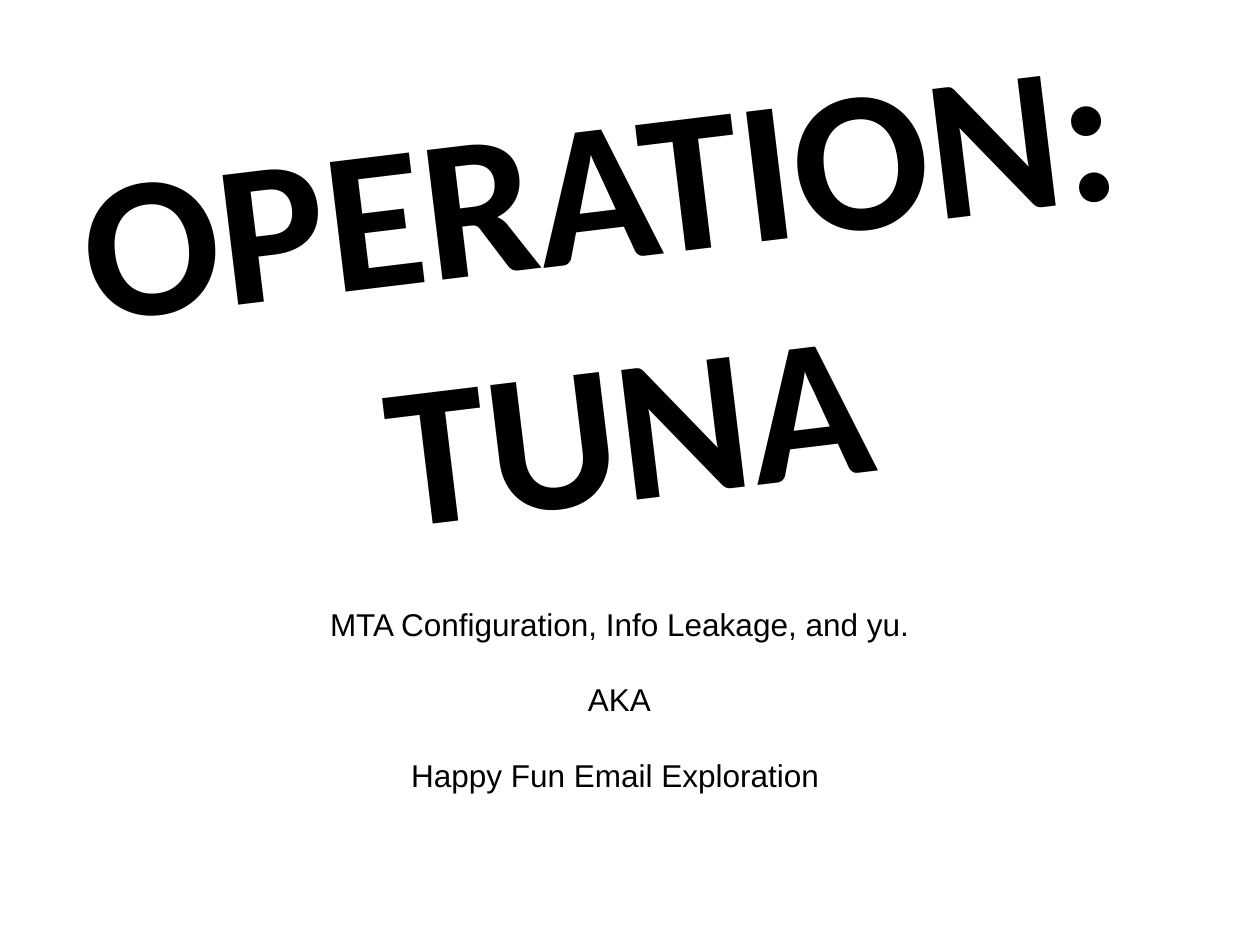
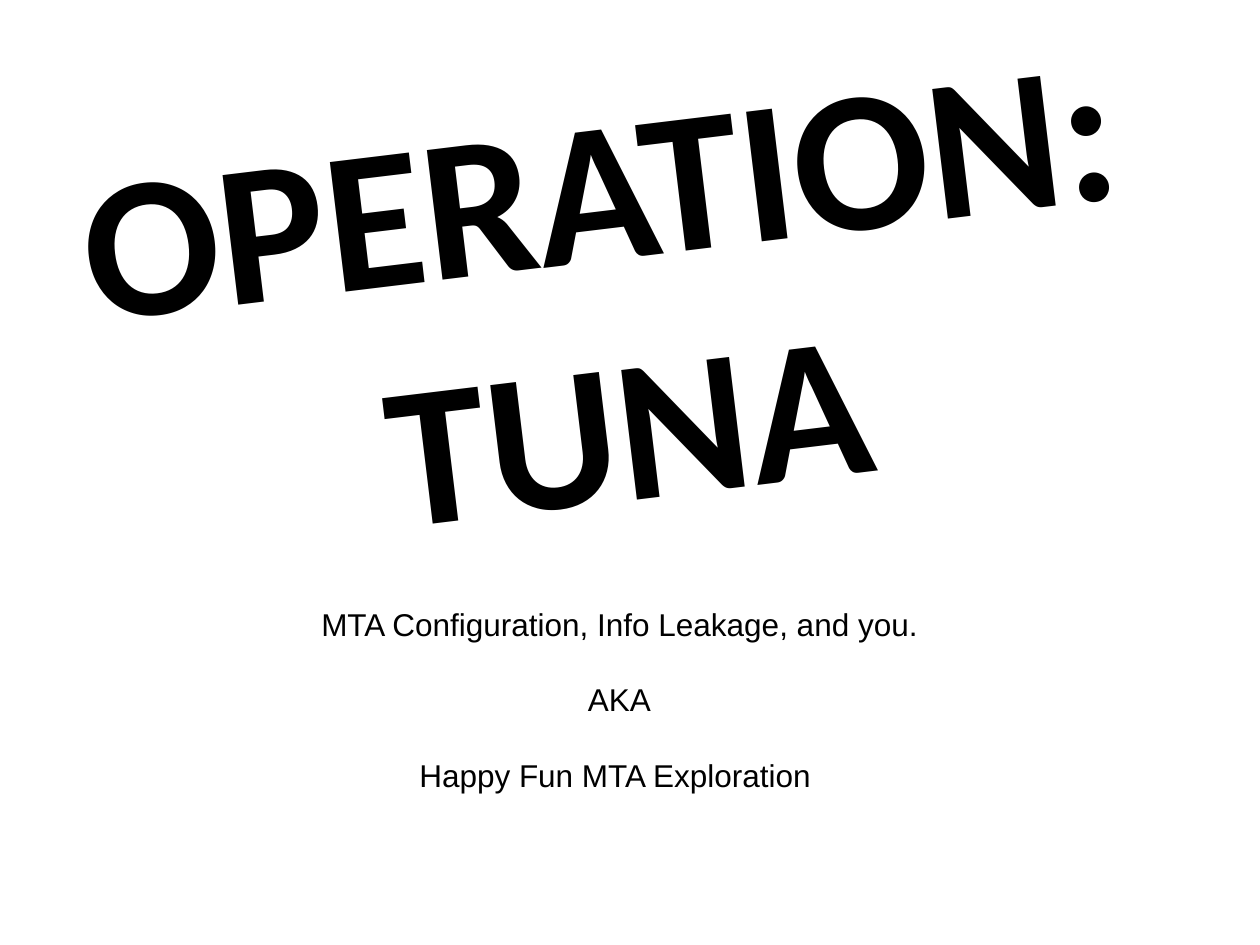
Before and after one commit to opexxx/tuna, a slide deck: slide 1 of docs/OperationTuna.ppt. Drawn at 1260x945 pixels with LibreOffice and Linux fonts; fonts in the diff are those of the drawing. Boxes give left, top, right and bottom in pixels: in the first picture for what was removed or moved away, otherwise in the second. Text is boxed around its words. In the diff, an @@ line names an element or a change of style, - is before the commit and + after.

```diff
--- a/docs/OperationTuna.ppt
+++ b/docs/OperationTuna.ppt
@@ text at (321,613,917,642): text changed @@
-MTA Configuration, Info Leakage, and yu.
+MTA Configuration, Info Leakage, and you.
@@ text at (419,764,811,793): text changed @@
-Happy Fun Email Exploration
+Happy Fun MTA Exploration
```
Also in this commit, not shown: 2 other slides changed, 3 slides removed, 1 other file.
